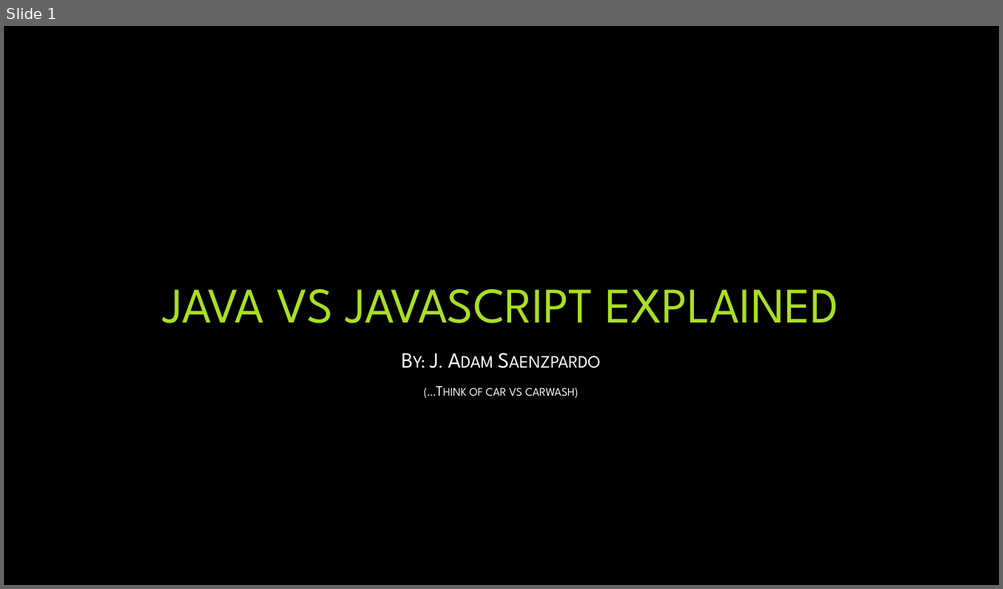
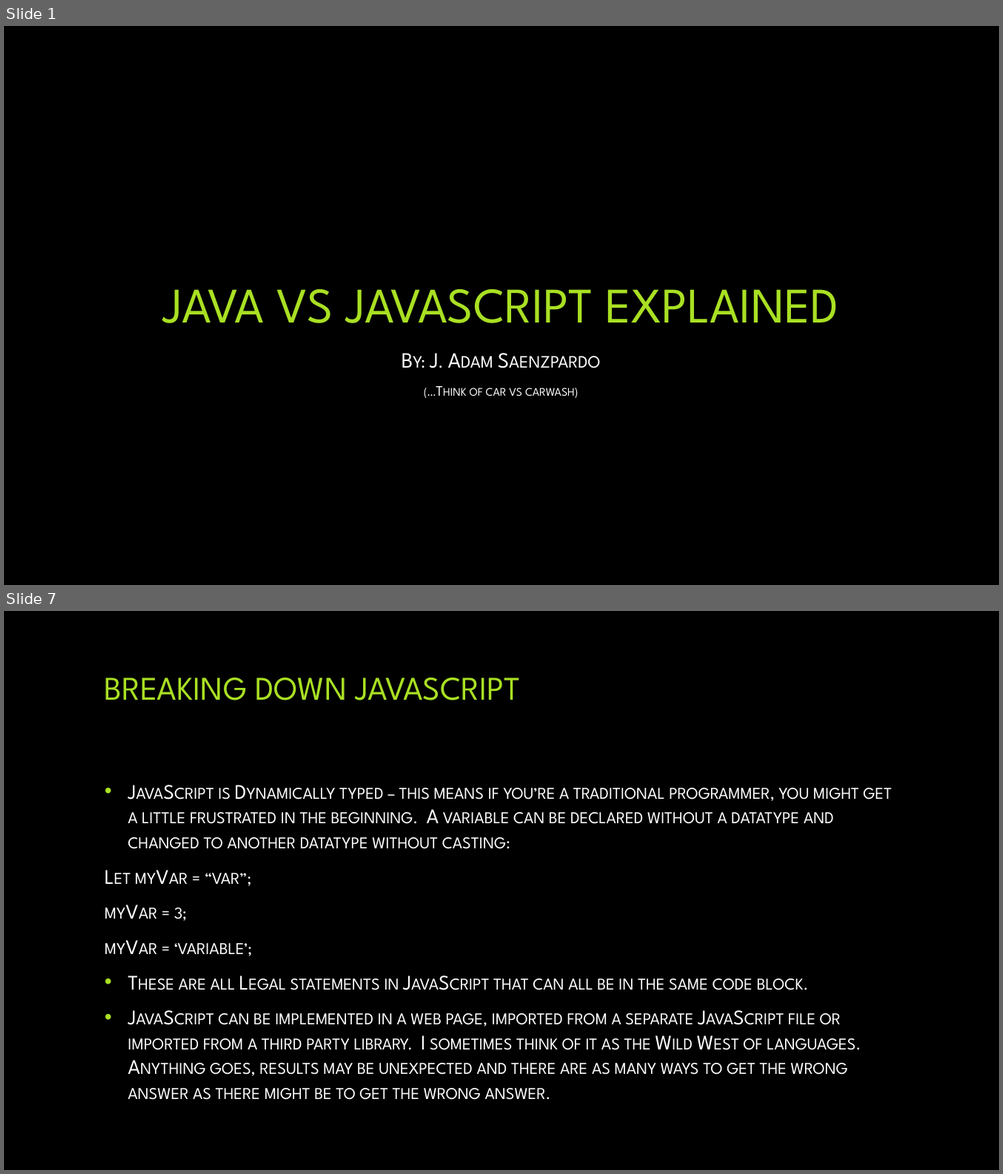
Before and after one commit to saenzpardo/WebDev, a slide deck: written_assignments/saenzpardo_Jesus_JavaScript_Presentation.pptx. Shown one above the other, each under a label of ours: slide 1 before the commit, slides 1 and 7 after it; the slides between them are not shown. The pictures are 1003x589 and 1003x1174 pixels, drawn with LibreOffice and Linux fonts; fonts in the diff are those of the drawing; background and template pictures are left out. Boxes give left, top, right and bottom in pixels: in the first picture for what was removed or moved away, otherwise in the second. Text is boxed around its words. In the diff, an @@ line names an element or a change of style, - is before the commit and + after.

Commit message:
Completed JAVA vs. JavaScript PPT

```diff
--- a/written_assignments/saenzpardo_Jesus_JavaScript_Presentation.pptx
+++ b/written_assignments/saenzpardo_Jesus_JavaScript_Presentation.pptx
@@ slide 7 added at [4,611,999,1170], background picture (left out) @@
@@ title added at [105,678,520,701], 32 pt, text #A9E023 @@
+BREAKING DOWN JAVASCRIPT
@@ text added at [128,788,892,1100], 20 pt, text #FFFFFF, small capitals @@
+• JavaScript is Dynamically typed – this means if you’re a traditional programmer, you might get a little frustrated in the beginning. A variable can be declared without a datatype and changed to another datatype without casting:
+Let myVar = “var”;
+myVar = 3;
+myVar = ‘variable’;
+• These are all Legal statements in JavaScript that can all be in the same code block.
+• JavaScript can be implemented in a web page, imported from a separate JavaScript file or imported from a third party library. I sometimes think of it as the Wild West of languages. Anything goes, results may be unexpected and there are as many ways to get the wrong answer as there might be to get the wrong answer.
```
Also in this commit, not shown: 1 slide changed, 7 other slides added, 2 other files.
